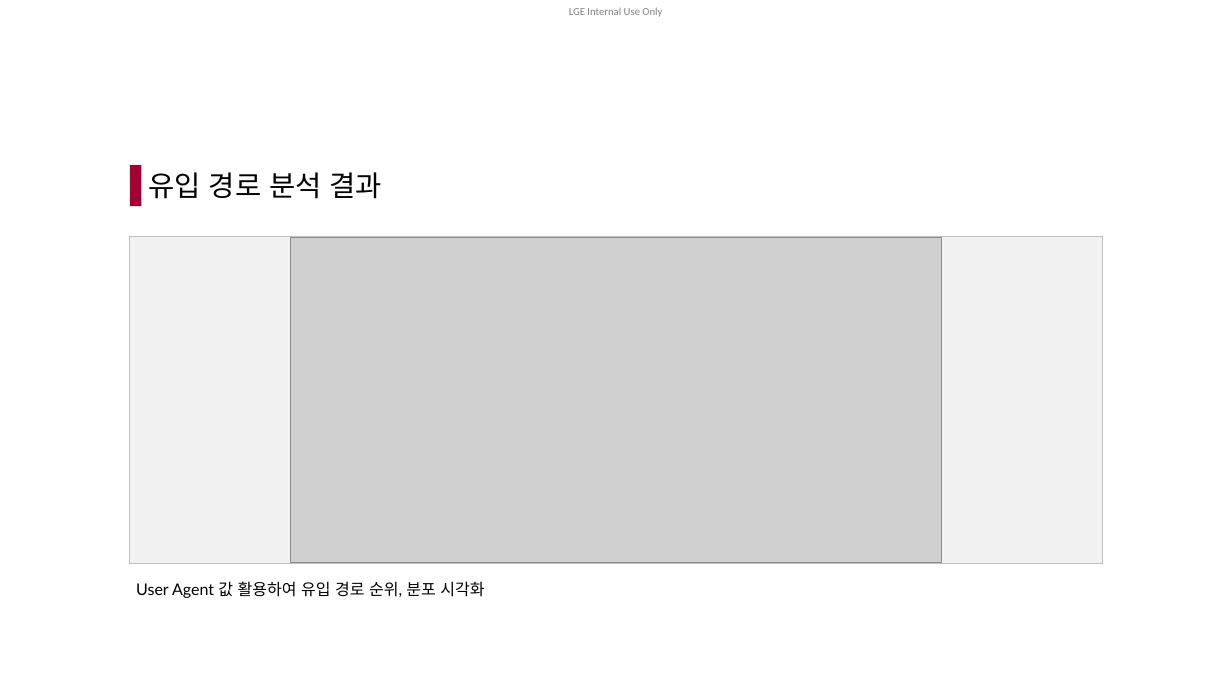
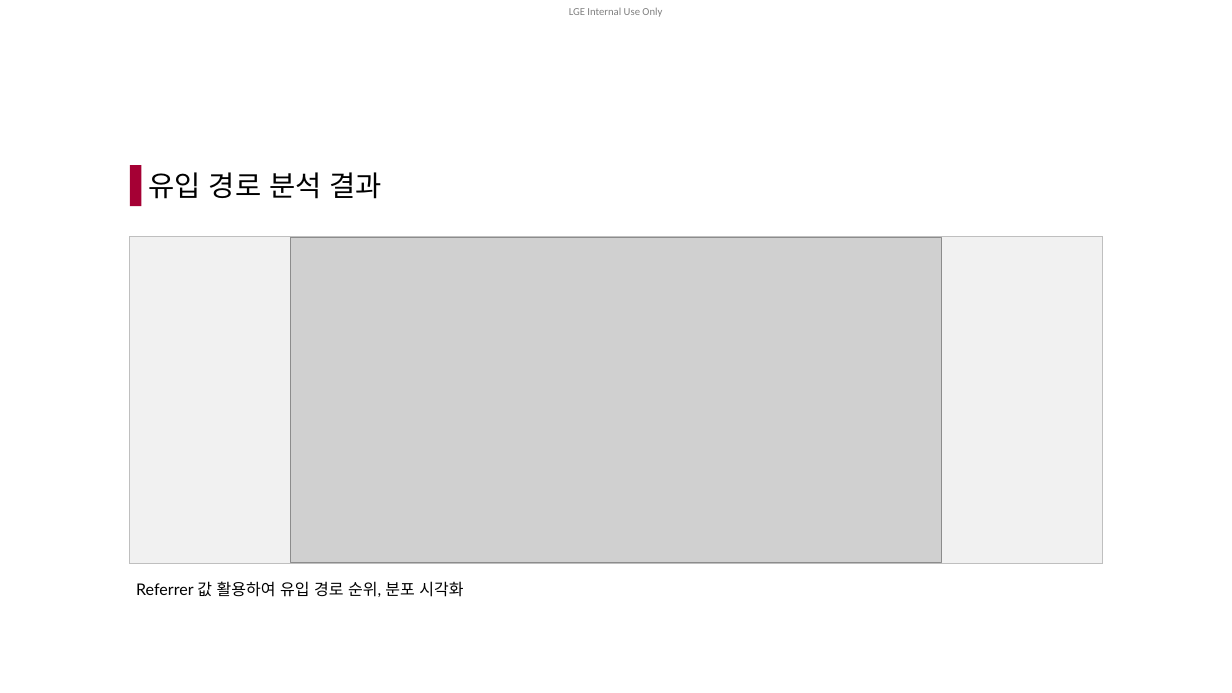
Before and after one commit to m3j2shy/Lovi_Dash, a slide deck: slide 7 of report/LG_부트캠프_09기_B반_결과보고서(3팀).pptx. Drawn at 1232x693 pixels with LibreOffice and Linux fonts; fonts in the diff are those of the drawing; grey boxes stand for pictures; background and template pictures are left out. Boxes give left, top, right and bottom in pixels: in the first picture for what was removed or moved away, otherwise in the second. Text is boxed around its words. In the diff, an @@ line names an element or a change of style, - is before the commit and + after.

Commit message:
오탈자 수정

```diff
--- a/report/LG_부트캠프_09기_B반_결과보고서(3팀).pptx
+++ b/report/LG_부트캠프_09기_B반_결과보고서(3팀).pptx
@@ text at [136,581,463,597]: text changed @@
-User Agent 값 활용하여 유입 경로 순위, 분포 시각화
+Referrer 값 활용하여 유입 경로 순위, 분포 시각화
```
